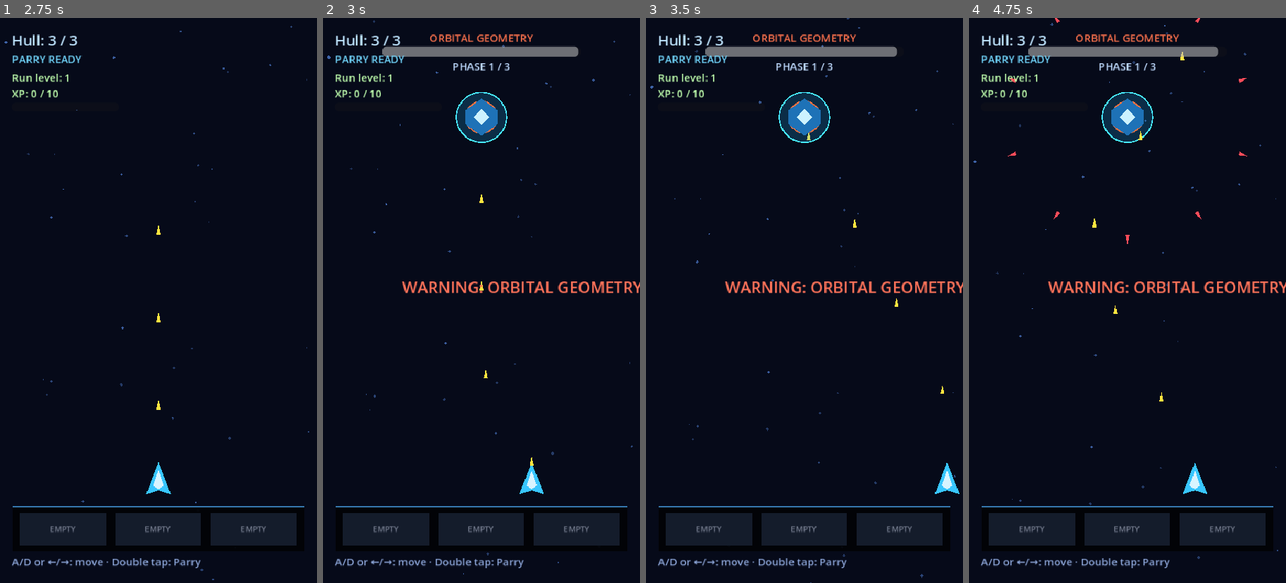
Above: before the commit, frames 1-4 (left to right).
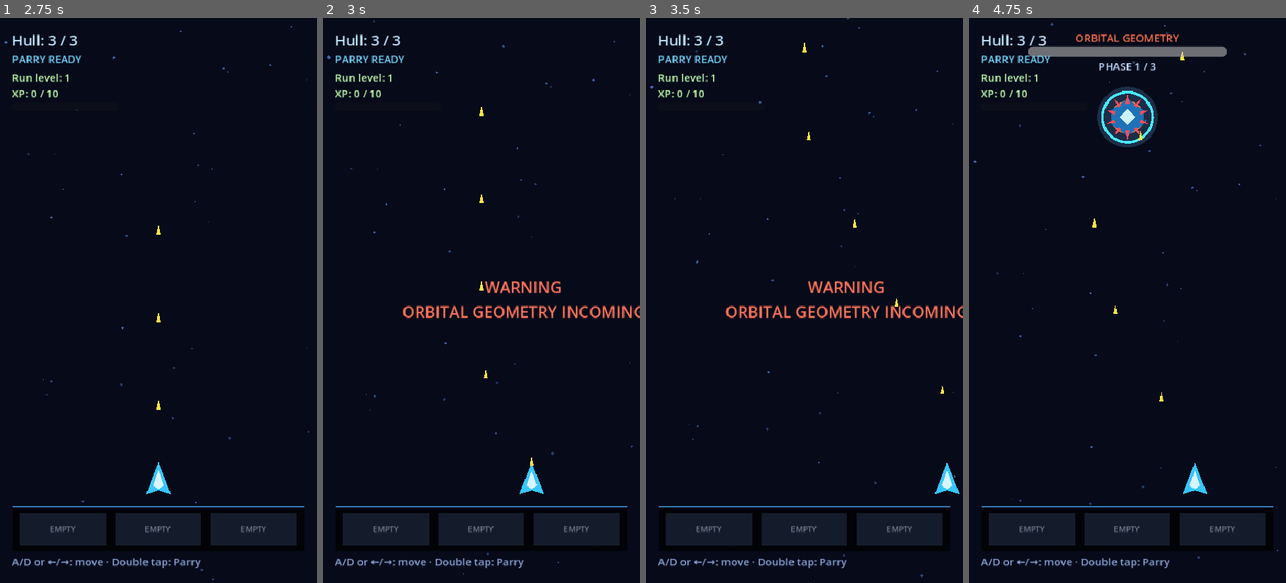
Above: after the commit, the same moments.

Repository: Gonz007/Bullet-Rogue
Game: Godot game, scene res://scenes/MainMenu.tscn
Same seed, same stepped clock (60 frames per second), same inputs: the game is played once before the commit and once after it.
Inputs:
- Up to frame 1 (2.75 s): click "PLAY" at 0.5 s; click "PLAY" at 1.25 s; click "STAGE 1: FIRST CONTACT Learn …" at 2 s
- Up to frame 2 (3 s): tap Enter (ui_accept) at 2.75 s; hold D (move_right) from 2.78 s (still down); tap B at 2.85 s
- Up to frame 3 (3.5 s): keep holding D (move_right); tap Enter (ui_accept) at 3.02 s
- Up to frame 4 (4.75 s): release D (move_right) at 3.53 s; hold A (move_left) 3.53-4.28 s; tap B at 3.6, 4.55 s; tap Enter (ui_accept) at 3.77 s; hold D (move_right) from 4.28 s (still down); tap R at 4.35 s

Frame 1 is identical in both runs. In frame 2, 4.5% of the frame differs, in the area x 18-100%, y 2-54%; in frame 3, 4.5%; in frame 4, 1.6%.

Commit message:
feat: add boss warning and entrance transition

Diff:
--- a/scripts/bosses/boss_manager.gd
+++ b/scripts/bosses/boss_manager.gd
@@ -2,6 +2,7 @@
 extends Node
 
 signal boss_started(boss: Boss)
+signal boss_warning(boss_name: String)
 signal boss_health_changed(current: int, maximum: int)
 signal boss_phase_changed(phase: int, phase_count: int)
 signal boss_defeated(boss_id: String)
@@ -18,17 +19,29 @@
 	if active_boss == null:
 		return false
 	get_parent().add_child(active_boss)
-	active_boss.global_position = Vector2(240.0, 150.0)
+	active_boss.global_position = Vector2(240.0, -90.0)
+	active_boss.process_mode = Node.PROCESS_MODE_DISABLED
 	active_boss.health_updated.connect(func(current: int, maximum: int) -> void: boss_health_changed.emit(current, maximum))
 	active_boss.phase_changed.connect(func(phase: int, count: int) -> void: boss_phase_changed.emit(phase, count))
 	active_boss.defeated.connect(_on_boss_defeated)
 	is_boss_active = true
 	AudioManager.play_sfx("boss_warning")
 	AudioManager.play_music("boss")
+	boss_warning.emit(active_boss.boss_display_name)
+	var entrance := create_tween()
+	entrance.tween_interval(0.55)
+	entrance.tween_property(active_boss, "global_position", Vector2(240.0, 150.0), 0.45)
+	entrance.tween_callback(_finish_entrance)
+	return true
+
+
+func _finish_entrance() -> void:
+	if active_boss == null:
+		return
+	active_boss.process_mode = Node.PROCESS_MODE_INHERIT
 	boss_started.emit(active_boss)
 	boss_health_changed.emit(active_boss.health, active_boss.max_health)
 	boss_phase_changed.emit(active_boss.current_phase, active_boss.phase_count)
-	return true
 
 
 func _stop_director_and_clear_arena() -> void:
--- a/scripts/main.gd
+++ b/scripts/main.gd
@@ -37,6 +37,7 @@
 	drone_formation.configure(player, card_manager)
 	SynergyManager.synergy_unlocked.connect(_on_synergy_unlocked)
 	boss_manager.boss_started.connect(_on_boss_started)
+	boss_manager.boss_warning.connect(_on_boss_warning)
 	boss_manager.boss_health_changed.connect(_on_boss_health_changed)
 	boss_manager.boss_phase_changed.connect(_on_boss_phase_changed)
 	boss_manager.boss_defeated.connect(_on_boss_defeated)
@@ -139,7 +140,11 @@
 func _on_boss_started(boss: Boss) -> void:
 	$HUD/BossPanel.visible = true
 	$HUD/BossPanel/Name.text = boss.boss_display_name
-	run_label.text = "WARNING: %s" % boss.boss_display_name
+	run_label.text = ""
+
+
+func _on_boss_warning(boss_name: String) -> void:
+	run_label.text = "WARNING\n%s INCOMING" % boss_name
 
 
 func _on_boss_health_changed(current: int, maximum: int) -> void:
